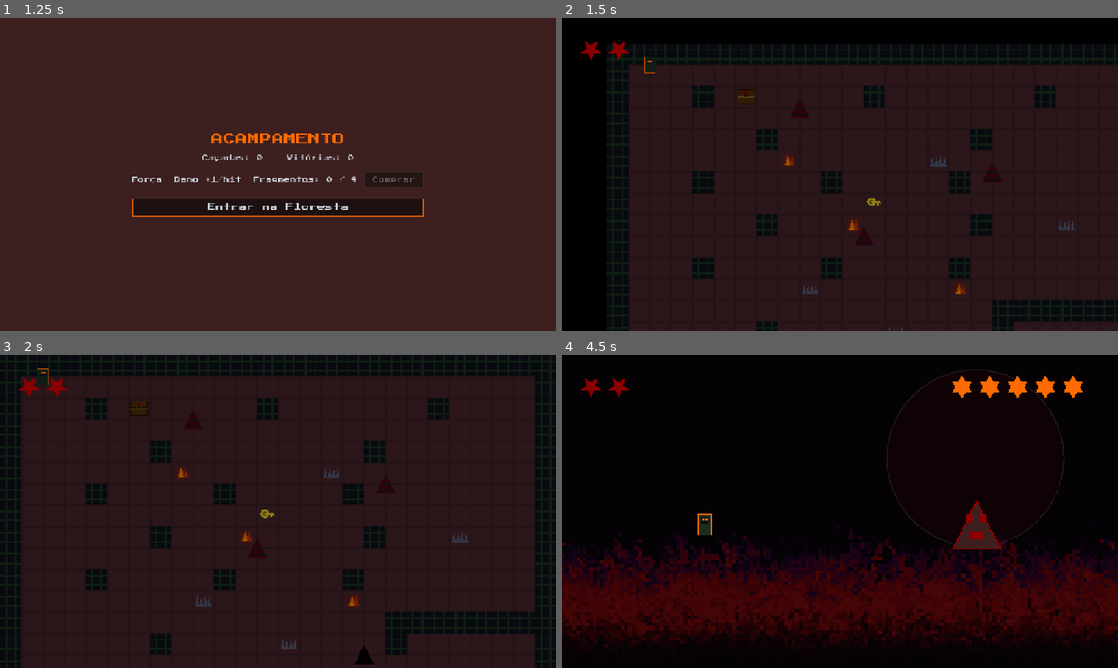
Above: before the commit, frames 1-4 (two rows, left to right).
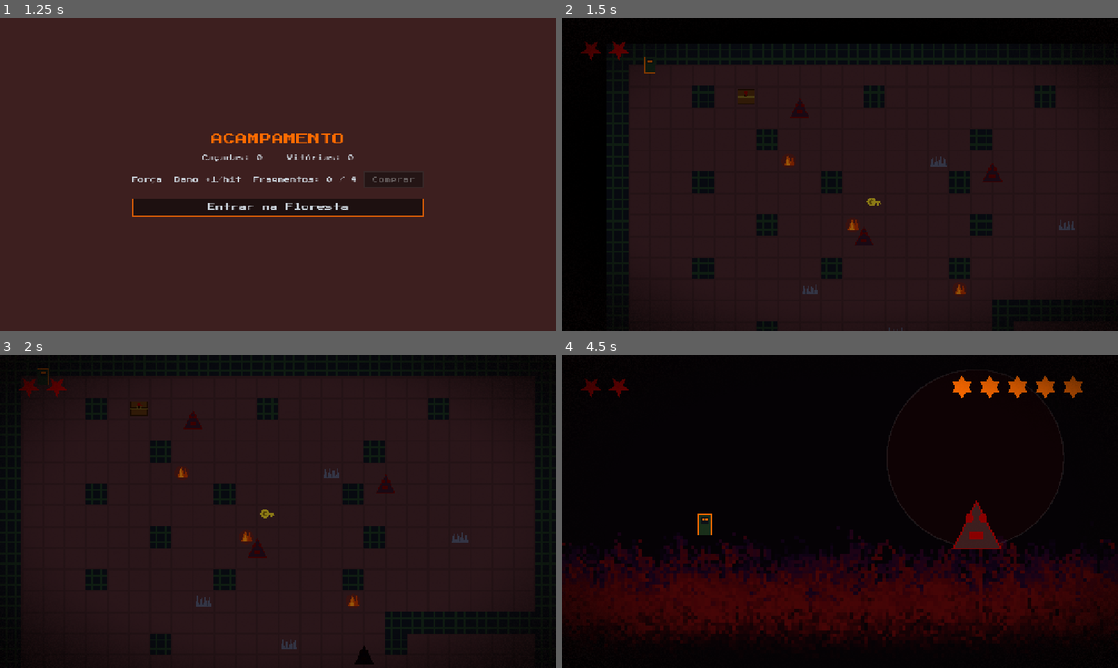
Above: after the commit, the same moments.

Repository: baltazarparra/darkgrid
Game: Godot game, scene res://scenes/ui/main_menu.tscn
Two runs of this game, one before a commit and one after it. Both use one fixed random seed, a clock stepped at 60 frames per second and the inputs below.
Inputs (mouse positions are in pixels of both pictures, inside the frame that each line leads up to):
- Up to frame 1 (1.25 s): click "Iniciar" at 0.5 s
- Up to frame 2 (1.5 s): click "Entrar na Floresta" at 1.25 s
- Up to frame 3 (2 s): no input
- Up to frame 4 (4.5 s): tap Enter (ui_accept) at 2, 2.27, 3.5 s; move the mouse to (962, 495) at 2.02 s; hold Right (ui_right) 2.03-2.75 s; hold Shift 2.03-2.75 s; click (962, 495) at 2.17 s; drag from (728, 527) to (812, 574) at 2.77 s; move the mouse to (895, 442) at 3.52 s; hold Right (ui_right) 3.53-4.25 s; tap Ctrl at 3.6 s; click (895, 442) at 3.67 s; drag from (812, 574) to (673, 464) at 4.27 s

Frame 1 is identical in both runs. In frame 2, 0.5% of the frame differs, in the area x 3-100%, y 7-100%; in frame 3, 0.7%; in frame 4, 1.4%, in the area x 0-100%, y 6-93%.

Commit message:
feat(visual): atmosfera unificadora — vinheta + grão de filme
Parte E. Overlay de atmosfera por cima da cena (vinheta escura nos cantos +
grão de filme animado) que dá coesão de "mood" ao jogo. O shader é canvas_item
e NÃO lê SCREEN_TEXTURE (evita BackBufferCopy, instável/caro em gl_compatibility
no web); color-grade global continua a cargo do CanvasModulate.

- assets/shaders/atmosphere.gdshader: vinheta + grão (TIME/noise, sem screen-read)
- scripts/ui/atmosphere.gd: CanvasLayer (layer 50) que monta o overlay em código
- arena_manager/exploration_manager: instanciam Atmosphere no _ready

Validado por screenshot da exploração. Gate: 37/37 testes, smoke OK.

Co-Authored-By: Claude Opus 4.8 <noreply@anthropic.com>

Diff:
--- /dev/null
+++ b/assets/shaders/atmosphere.gdshader
@@ -0,0 +1,29 @@
+shader_type canvas_item;
+render_mode blend_mix;
+
+// Atmosfera de horror folk: vinheta escura + grão de filme animado.
+// NÃO lê SCREEN_TEXTURE (custo/instabilidade em gl_compatibility no web) —
+// desenha por cima. Color-grade global fica a cargo do CanvasModulate.
+
+uniform float vignette_inner : hint_range(0.0, 1.0) = 0.55;
+uniform float vignette_outer : hint_range(0.0, 1.6) = 1.05;
+uniform float vignette_opacity : hint_range(0.0, 1.0) = 0.82;
+uniform vec3 vignette_color : source_color = vec3(0.02, 0.0, 0.0);
+uniform float grain_strength : hint_range(0.0, 0.4) = 0.06;
+
+float hash(vec2 p) {
+	return fract(sin(dot(p, vec2(127.1, 311.7))) * 43758.5453);
+}
+
+void fragment() {
+	// distância normalizada do centro (0 no centro, ~1 nos cantos)
+	float d = distance(UV, vec2(0.5)) * 1.41421356;
+	float vig = smoothstep(vignette_inner, vignette_outer, d) * vignette_opacity;
+
+	// grão: ruído por pixel, deslocado no tempo
+	float n = (hash(UV * vec2(1280.0, 720.0) + fract(TIME) * 137.0) - 0.5) * grain_strength;
+
+	vec3 col = vignette_color + vec3(n);
+	float a = clamp(vig + abs(n), 0.0, 0.96);
+	COLOR = vec4(col, a);
+}
--- a/scripts/arena/arena_manager.gd
+++ b/scripts/arena/arena_manager.gd
@@ -48,6 +48,8 @@
 
 	_update_camera_fit()
 	get_viewport().size_changed.connect(_update_camera_fit)
+
+	add_child(Atmosphere.new())
 
 	_spawn_caipora()
 	_spawn_enemy()
--- a/scripts/exploration/exploration_manager.gd
+++ b/scripts/exploration/exploration_manager.gd
@@ -90,6 +90,7 @@
 	_spawn_enemies()
 	_spawn_objects()
 	_spawn_exit_marker()
+	add_child(Atmosphere.new())
 
 func _setup_player() -> void:
 	var start := GameState.player_map_pos if GameState.player_map_pos != Vector2i(-1, -1) else PLAYER_START
--- /dev/null
+++ b/scripts/ui/atmosphere.gd
@@ -0,0 +1,28 @@
+class_name Atmosphere
+extends CanvasLayer
+
+## Overlay de atmosfera (vinheta + grão de filme) por cima da cena. Espelha o
+## padrão do DoomFire: um CanvasLayer com script que constrói tudo em código,
+## sem material embutido em .tscn. Fica num layer alto para cobrir o jogo.
+## O color-grade global é responsabilidade do CanvasModulate da cena.
+
+# ─── Constants ─────────────────────────────────────
+const SHADER_PATH: String = "res://assets/shaders/atmosphere.gdshader"
+const OVERLAY_LAYER: int = 50
+
+# ─── State ─────────────────────────────────────────
+var _rect: ColorRect
+
+# ─── Lifecycle ─────────────────────────────────────
+func _ready() -> void:
+	layer = OVERLAY_LAYER
+
+	var mat := ShaderMaterial.new()
+	mat.shader = load(SHADER_PATH)
+
+	_rect = ColorRect.new()
+	_rect.material = mat
+	_rect.color = Color(1, 1, 1, 1)  # cor base ignorada; o shader define a saída
+	_rect.mouse_filter = Control.MOUSE_FILTER_IGNORE
+	_rect.set_anchors_preset(Control.PRESET_FULL_RECT)
+	add_child(_rect)
Not shown, added: assets/shaders/atmosphere.gdshader.uid
Not shown, added: scripts/tools/screenshot.gd.uid
Not shown, added: scripts/ui/atmosphere.gd.uid
